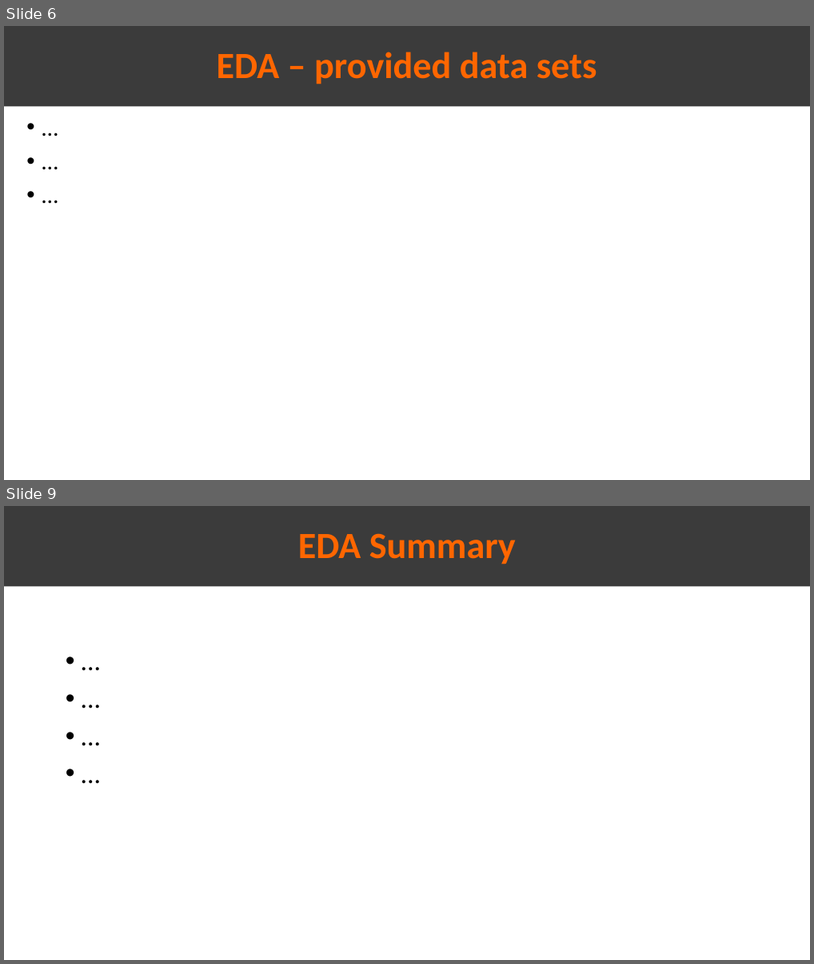
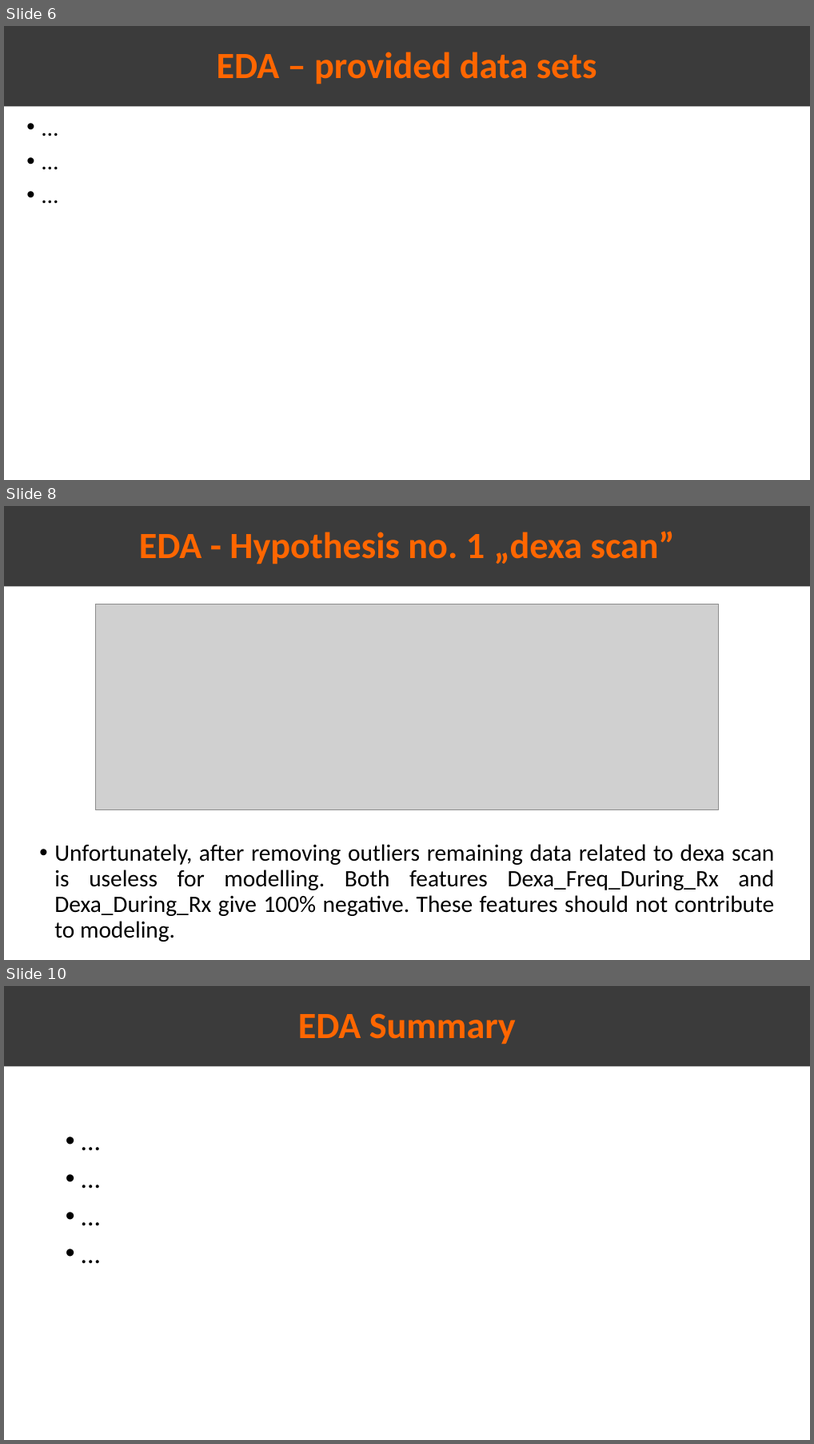
Before and after one commit to Omar-Safwat/HealthCare_project, a slide deck: Week_11/Presentation_EDA.pptx. Shown one above the other, each under a label of ours: slides 6 and 9 before the commit, slides 6, 8 and 10 after it; the slides between them are not shown. The pictures are 814x964 and 814x1444 pixels, drawn with LibreOffice and Linux fonts; fonts in the diff are those of the drawing; grey boxes stand for pictures. Boxes give left, top, right and bottom in pixels: in the first picture for what was removed or moved away, otherwise in the second. Text is boxed around its words. In the diff, an @@ line names an element or a change of style, - is before the commit and + after.

```diff
--- a/Week_11/Presentation_EDA.pptx
+++ b/Week_11/Presentation_EDA.pptx
@@ slide 8 added at (4, 506, 810, 960), background #FFFFFF @@
@@ rectangle added at (4, 506, 810, 587), fill #3B3B3B, 44 pt, text #FF6600, bold @@
+EDA - Hypothesis no. 1 „dexa scan”
@@ picture added at (95, 604, 718, 810) @@
@@ text added at (54, 844, 775, 941), 28 pt, text #000000 @@
+• Unfortunately, after removing outliers remaining data related to dexa scan is useless for modelling. Both features Dexa_Freq_During_Rx and Dexa_During_Rx give 100% negative. These features should not contribute to modeling.
@@ what was slide 9 is now slide 10 @@
```
Also in this commit, not shown: 4 slides changed, 6 other files.
